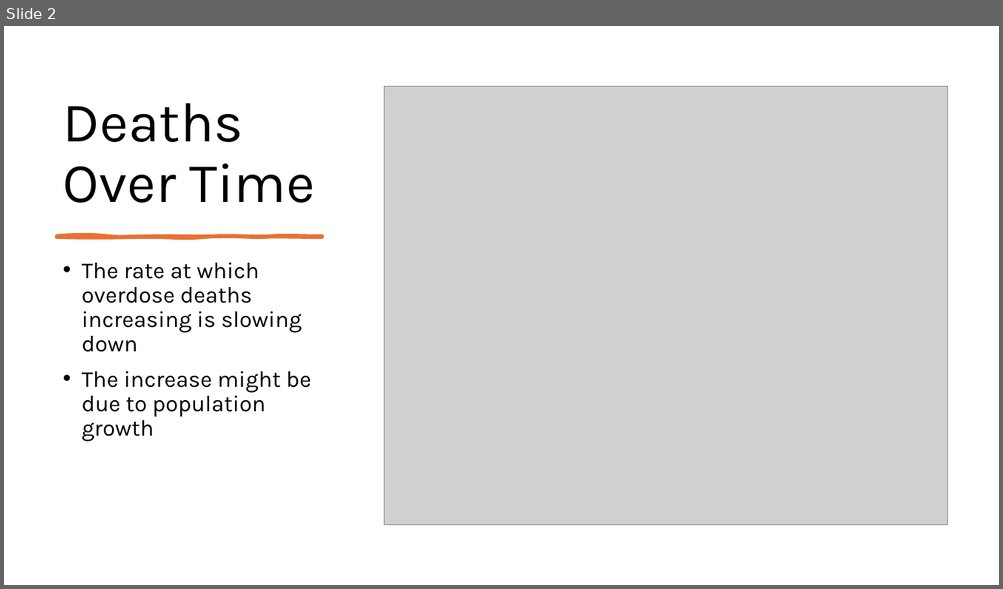
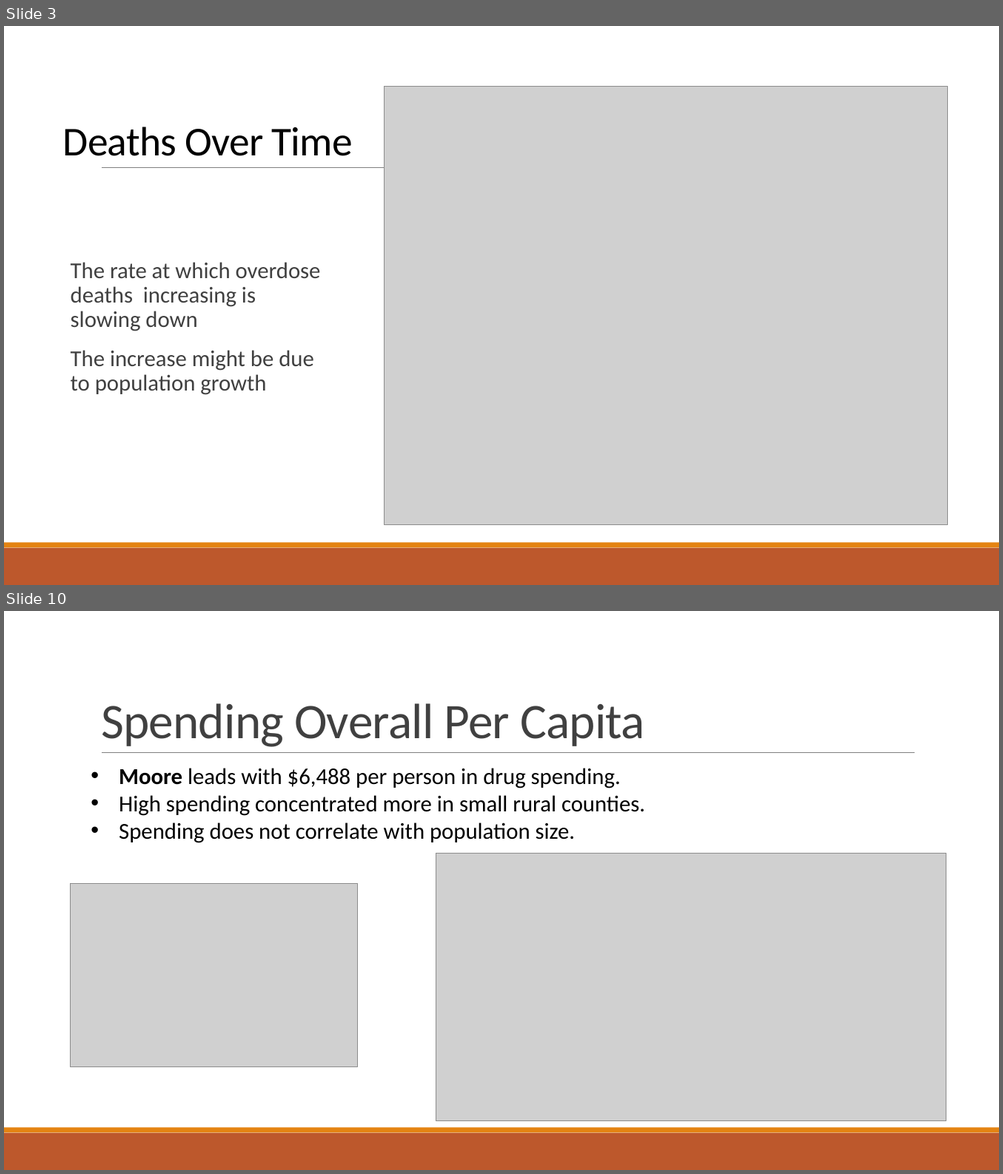
Before and after one commit to NSS-Full-Time-Data-Analytics-17/prescription-revisted-atlantis, a slide deck: Prescrider.pptx. Shown one above the other, each under a label of ours: slide 2 before the commit, slides 3 and 10 after it; the slides between them are not shown. The pictures are 1003x589 and 1003x1174 pixels, drawn with LibreOffice and Linux fonts; fonts in the diff are those of the drawing; grey boxes stand for pictures. Boxes give left, top, right and bottom in pixels: in the first picture for what was removed or moved away, otherwise in the second. Text is boxed around its words. In the diff, an @@ line names an element or a change of style, - is before the commit and + after.

```diff
--- a/Prescrider.pptx
+++ b/Prescrider.pptx
@@ slide 10 added at (x1=4, y1=611, x2=999, y2=1170), background #FFFFFF; not listed: 3 template elements that a slide beside it also shows @@
@@ title added at (x1=101, y1=703, x2=645, y2=747), 48 pt, text #404040 @@
+Spending Overall Per Capita
@@ text added at (x1=119, y1=768, x2=645, y2=843), 22 pt, text #000000 @@
+• Moore leads with $6,488 per person in drug spending.
+• High spending concentrated more in small rural counties.
+• Spending does not correlate with population size.
@@ picture added at (x1=435, y1=854, x2=945, y2=1122) @@
@@ picture added at (x1=71, y1=883, x2=358, y2=1068) @@
@@ what was slide 2 is now slide 3 @@
@@ slide 3 changed as well @@
@@ title "Deaths Over Time" at (x1=63, y1=127, x2=352, y2=156): size 54 to 39.6 pt, font Karla to Calibri, letter spacing 0 to -0.5 pt; line spacing 0.9 to 0.85 @@
@@ line added from (102, 168) to (915, 168), #808080 0.5 pt @@
@@ freeform shape removed at (x1=57, y1=235, x2=322, y2=237) @@
@@ text "The rate at which overdose ..." at (x1=71, y1=262, x2=321, y2=395): font Karla to Calibri, text colour #000000 to #404040; bullet • to  ; more space between paragraphs @@
@@ rectangle added at (x1=4, y1=548, x2=999, y2=585), fill #BD582C @@
@@ rectangle added at (x1=4, y1=543, x2=999, y2=548), fill #E48312 @@
```
Also in this commit, not shown: 3 other slides changed, 13 other slides added, 1 slide removed.
